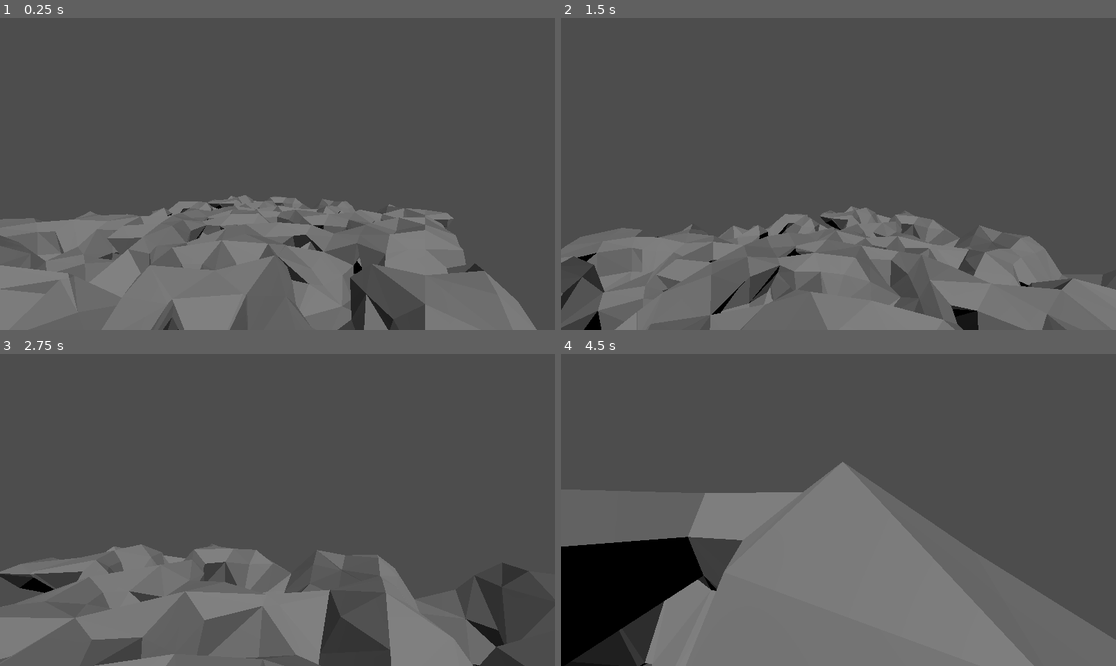
Above: before the commit, frames 1-4 (two rows, left to right).
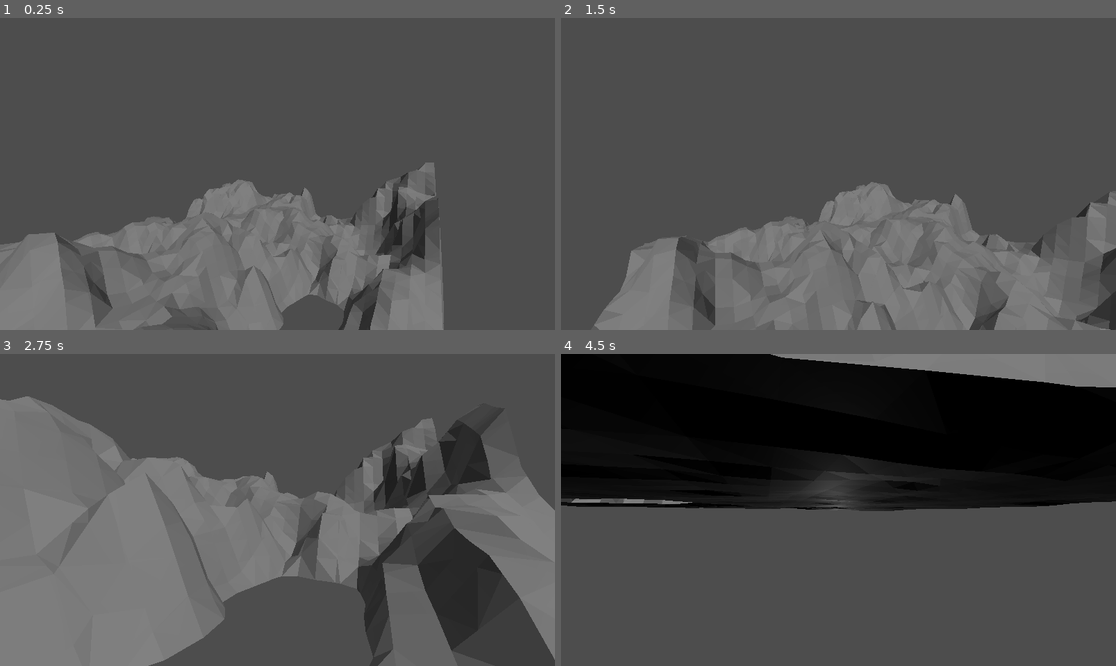
Above: after the commit, the same moments.

Repository: CyrillePierre/marching_cubes
Game: Godot game, scene res://scenes/main.tscn
Same seed, same stepped clock (60 frames per second), same inputs: the game is played once before the commit and once after it.
Inputs (mouse positions are in pixels of both pictures, inside the frame that each line leads up to):
- Up to frame 1 (0.25 s): no input
- Up to frame 2 (1.5 s): tap Enter at 0.5 s; move the mouse to (866, 174) at 0.52 s; hold W (up) from 0.53 s (still down); tap Space (jump) at 0.77 s; move the mouse to (810, 174) at 1.27 s
- Up to frame 3 (2.75 s): keep holding W (up); tap Space (jump) at 1.52 s; move the mouse to (288, 503) at 2.02 s
- Up to frame 4 (4.5 s): keep holding W (up); move the mouse to (832, 516) at 2.77 s; tap Space (jump) at 3.02, 3.77 s; move the mouse to (877, 513) at 3.52 s; move the mouse to (794, 506) at 4.27 s

The runs differ from the first frame. In frame 1, 16% of the frame differs, in the area x 0-97%, y 46-100%; in frame 2, 13%; in frame 3, 45%; in frame 4, 86%, in the area x 0-100%, y 0-100%.

Commit message:
create height map from texture

Diff:
--- a/scenes/main.tscn
+++ b/scenes/main.tscn
@@ -1,7 +1,23 @@
-[gd_scene load_steps=5 format=3 uid="uid://dkp31fyrty2x1"]
+[gd_scene load_steps=7 format=3 uid="uid://dkp31fyrty2x1"]
 
 [ext_resource type="Script" path="res://scripts/marching_cubes.gd" id="1_lidwy"]
 [ext_resource type="PackedScene" uid="uid://by8qnc433323d" path="res://nodes/player.tscn" id="2_q6x1v"]
+
+[sub_resource type="FastNoiseLite" id="FastNoiseLite_m02rb"]
+seed = 1460
+frequency = 0.0289
+fractal_octaves = 2
+domain_warp_enabled = true
+domain_warp_amplitude = 13.41
+domain_warp_frequency = 0.02
+domain_warp_fractal_octaves = 2
+
+[sub_resource type="NoiseTexture2D" id="NoiseTexture2D_8o6ga"]
+width = 64
+height = 64
+in_3d_space = true
+generate_mipmaps = false
+noise = SubResource("FastNoiseLite_m02rb")
 
 [sub_resource type="PlaneMesh" id="PlaneMesh_l3mta"]
 
@@ -12,7 +28,10 @@
 
 [node name="dynamic_ground" type="StaticBody3D" parent="."]
 script = ExtResource("1_lidwy")
-grid_size = Vector3i(20, 5, 20)
+grid_size = Vector3i(40, 20, 40)
+height_map = SubResource("NoiseTexture2D_8o6ga")
+height_coef = 1.05
+height_offset = 0.315
 
 [node name="mesh" type="MeshInstance3D" parent="dynamic_ground"]
 transform = Transform3D(1, 0, 0, 0, 1, 0, 0, 0, 1, 0, -2, 0)
@@ -22,7 +41,7 @@
 transform = Transform3D(1, 0, 0, 0, 1, 0, 0, 0, 1, 0, -2, 0)
 
 [node name="platform" type="StaticBody3D" parent="."]
-transform = Transform3D(1, 0, 0, 0, 1, 0, 0, 0, 1, 2, 2, 2)
+transform = Transform3D(1, 0, 0, 0, 1, 0, 0, 0, 1, 2, 10, 2)
 
 [node name="mesh" type="MeshInstance3D" parent="platform"]
 mesh = SubResource("PlaneMesh_l3mta")
@@ -45,4 +64,4 @@
 metadata/_editor_floor_ = Vector3(0, 0, 0)
 
 [node name="player" parent="." instance=ExtResource("2_q6x1v")]
-transform = Transform3D(-0.808678, 0, -0.588251, 0, 1, 0, 0.588251, 0, -0.808678, 2, 2, 2)
+transform = Transform3D(-0.808678, 0, -0.588251, 0, 1, 0, 0.588251, 0, -0.808678, 2, 10, 2)
--- a/scripts/marching_cubes.gd
+++ b/scripts/marching_cubes.gd
@@ -7,17 +7,27 @@
 	var index: int
 
 @export var grid_size: Vector3i = Vector3i(1, 1, 1)
-
 @export var cube_size: float = 1.
+@export var height_map: Texture2D
+@export var height_coef: float = 1
+@export var height_offset: float = 0
 
 @export var update: bool:
 	set(value):
-		reset()
+		_initialized = false
 	get:
 		return false
 
+@export var clear: bool:
+	set(value):
+		$mesh.mesh = null
+		$collision.shape = null
+	get:
+		return false
+
 var _density_map: PackedFloat32Array
 var _cells: Array[Dictionary]
+var _initialized = false
 
 const EDGE_TABLE = [
 	0x0  , 0x109, 0x203, 0x30a, 0x406, 0x50f, 0x605, 0x70c,
@@ -319,22 +329,37 @@
 
 # Called every frame. 'delta' is the elapsed time since the previous frame.
 func _process(_delta: float) -> void:
-	pass
+	if not _initialized:
+		reset()
 
 func reset() -> void:
-	initialize_density_map()
-	create_cells()
-	create_mesh()
-
-func initialize_density_map() -> void:
+	if initialize_density_map():
+		create_cells()
+		create_mesh()
+		_initialized = true
+
+func initialize_density_map() -> bool:
 	_density_map = PackedFloat32Array()
 	_density_map.resize((grid_size.x + 1) * (grid_size.y + 1) * (grid_size.z + 1))
 	_density_map.fill(1.)
 
+	# If the rendering engine has not drawn the frame, texture will be empty
+	var height_data = height_map.get_image()
+	if height_data == null:
+		return false
+
+	var img_size = height_data.get_size()
+	var area_size = Vector2i(grid_size.x - 1, grid_size.z - 1)
+
 	for i in range(1, grid_size.x - 1):
-		for j in range(1, grid_size.y - 1):
-			for k in range(1, grid_size.z - 1):
-				set_density(i, j, k, randf_range(-1, 1))
+		for k in range(1, grid_size.z - 1):
+			for j in range(1, grid_size.y - 1):
+				var color = height_data.get_pixelv(Vector2i(i - 1, k - 1) * img_size / area_size)
+				var height = (color.r - .5) * height_coef + height_offset
+				var density = (j - 1.) / (grid_size.y - 2.) - height
+				set_density(i, j, k, density)
+
+	return true
 
 func get_density(i: int, j: int, k: int) -> float:
 	return _density_map[i + (j + k * (grid_size.y + 1)) * (grid_size.x + 1)]
